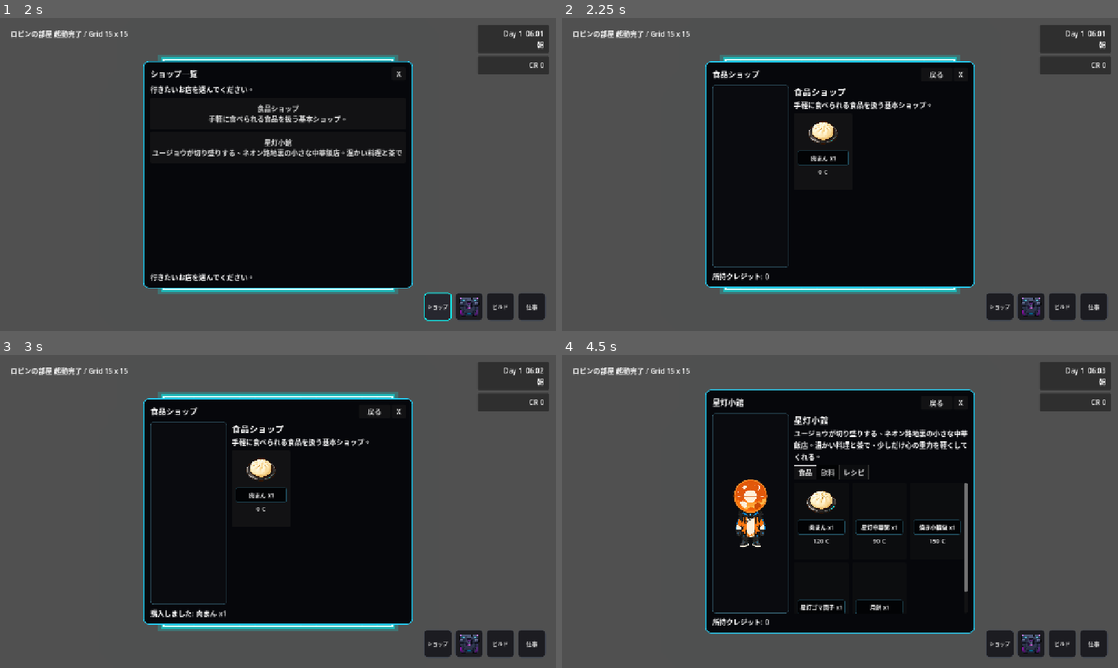
Above: before the commit, frames 1-4 (two rows, left to right).
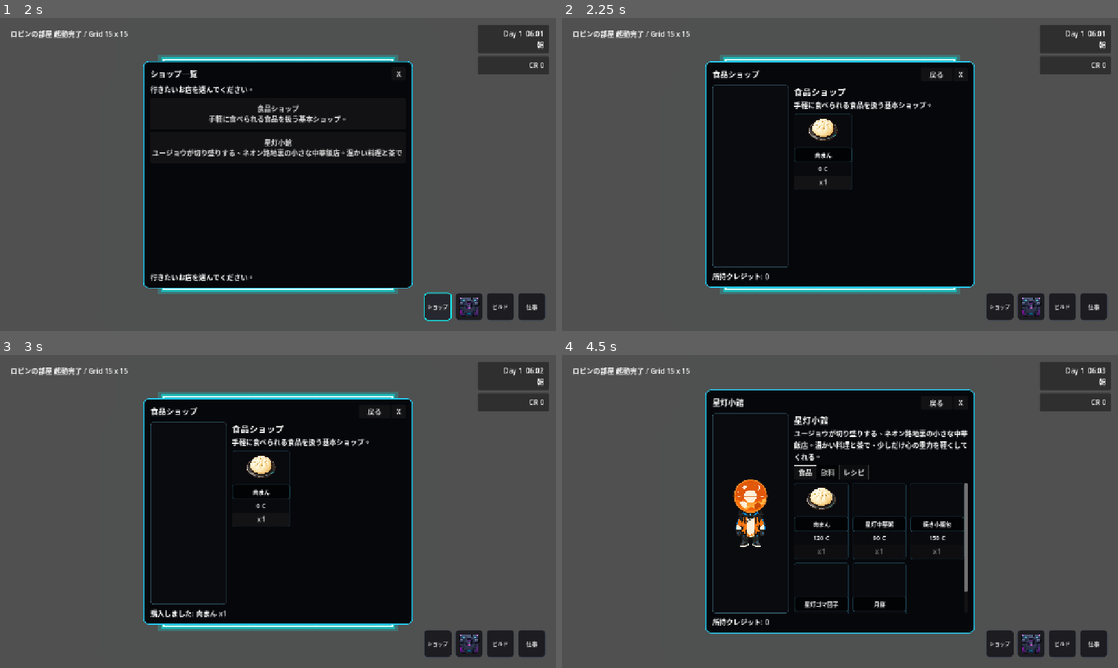
Above: after the commit, the same moments.

Repository: grimoire1089-coder/optimistic
Game: Godot game, scene res://Scenes/Boot/TitleScene.tscn
Two runs of this game, one before a commit and one after it. Both use one fixed random seed, a clock stepped at 60 frames per second and the inputs below. Sound files missing from this copy of the repository are replaced by a short silence.
Inputs (mouse positions are in pixels of both pictures, inside the frame that each line leads up to; where the layout moved, square brackets give the same spot in the first picture):
- Up to frame 1 (2 s): click "はじめる" at 0.5 s; click "ショップ" at 1.25 s
- Up to frame 2 (2.25 s): click "食品ショップ 手軽に食べられる食品を扱う基本ショップ。" at 2 s
- Up to frame 3 (3 s): click (261, 517) [261, 489] at 2.75 s
- Up to frame 4 (4.5 s): click "戻る" at 3.5 s; click "星灯小館 ユージョウが切り盛りする、ネオン路地裏の小さな中…" at 4.25 s

Frame 1 is identical in both runs. In frame 2, 0.5% of the frame differs, in the area x 41-53%, y 30-55%; in frame 3, 0.5%; in frame 4, 1.7%, in the area x 41-73%, y 40-83%.

Commit message:
Split shop item name and quantity buy button

Diff:
--- a/Scripts/UI/Shop/ShopMenu.gd
+++ b/Scripts/UI/Shop/ShopMenu.gd
@@ -264,25 +264,15 @@
 	detail_label.text = "所持クレジット: %d" % credits
 
 
-func _create_item_card(entry: ShopItemData, credits: int) -> Button:
-	var button := Button.new()
-	button.custom_minimum_size = Vector2(124, 176)
-	button.size_flags_horizontal = Control.SIZE_EXPAND_FILL
-	button.mouse_default_cursor_shape = Control.CURSOR_POINTING_HAND
-	button.focus_mode = Control.FOCUS_NONE
-	button.clip_text = true
-	button.text = ""
-
-	var total_price := entry.get_total_price()
-	button.tooltip_text = entry.get_description()
-	button.disabled = not entry.is_available or total_price > credits
-	if total_price > credits:
-		button.tooltip_text = "クレジットが足りません。必要: %d / 所持: %d" % [total_price, credits]
-	button.pressed.connect(Callable(self, "_on_buy_pressed").bind(entry))
-	button.mouse_entered.connect(Callable(self, "_show_item_popup").bind(entry, button))
-	button.mouse_exited.connect(_hide_item_popup)
-	button.focus_entered.connect(Callable(self, "_show_item_popup").bind(entry, button))
-	button.focus_exited.connect(_hide_item_popup)
+func _create_item_card(entry: ShopItemData, credits: int) -> Control:
+	var card_panel := PanelContainer.new()
+	card_panel.custom_minimum_size = Vector2(124, 176)
+	card_panel.size_flags_horizontal = Control.SIZE_EXPAND_FILL
+	card_panel.mouse_filter = Control.MOUSE_FILTER_STOP
+	card_panel.tooltip_text = entry.get_description()
+	card_panel.add_theme_stylebox_override("panel", _create_item_card_style())
+	card_panel.mouse_entered.connect(Callable(self, "_show_item_popup").bind(entry, card_panel))
+	card_panel.mouse_exited.connect(_hide_item_popup)
 
 	var card := VBoxContainer.new()
 	card.set_anchors_preset(Control.PRESET_FULL_RECT)
@@ -292,7 +282,7 @@
 	card.offset_bottom = -8.0
 	card.mouse_filter = Control.MOUSE_FILTER_IGNORE
 	card.add_theme_constant_override("separation", 5)
-	button.add_child(card)
+	card_panel.add_child(card)
 
 	var icon_rect := TextureRect.new()
 	icon_rect.custom_minimum_size = Vector2(72, 72)
@@ -315,17 +305,45 @@
 	name_marquee.size_flags_horizontal = Control.SIZE_EXPAND_FILL
 	name_marquee.mouse_filter = Control.MOUSE_FILTER_IGNORE
 	name_marquee.font_size = 13
-	name_marquee.set_display_text("%s x%d" % [entry.get_display_name(), max(entry.amount, 1)])
+	name_marquee.set_display_text(entry.get_display_name())
 	name_frame.add_child(name_marquee)
 
 	var price_label := Label.new()
-	price_label.text = "%d C" % total_price
+	price_label.text = "%d C" % entry.get_unit_price()
 	price_label.horizontal_alignment = HORIZONTAL_ALIGNMENT_CENTER
 	price_label.mouse_filter = Control.MOUSE_FILTER_IGNORE
 	price_label.add_theme_font_size_override("font_size", 14)
 	card.add_child(price_label)
 
-	return button
+	var buy_button := Button.new()
+	buy_button.custom_minimum_size = Vector2(0, 30)
+	buy_button.size_flags_horizontal = Control.SIZE_EXPAND_FILL
+	buy_button.mouse_default_cursor_shape = Control.CURSOR_POINTING_HAND
+	buy_button.focus_mode = Control.FOCUS_NONE
+	buy_button.text = "x%d" % max(entry.amount, 1)
+	buy_button.tooltip_text = "購入数: 通常 x%d / Shift x%d / Ctrl x%d" % [max(entry.amount, 1), max(entry.amount, 1) * 10, max(entry.amount, 1) * 100]
+	buy_button.disabled = not entry.is_available or entry.get_total_price() > credits
+	buy_button.pressed.connect(Callable(self, "_on_buy_pressed").bind(entry))
+	buy_button.mouse_entered.connect(Callable(self, "_show_item_popup").bind(entry, card_panel))
+	buy_button.mouse_exited.connect(_hide_item_popup)
+	card.add_child(buy_button)
+
+	return card_panel
+
+
+func _create_item_card_style() -> StyleBoxFlat:
+	var style := StyleBoxFlat.new()
+	style.bg_color = Color(0.035, 0.04, 0.055, 1.0)
+	style.border_color = Color(0.08, 0.18, 0.22, 1.0)
+	style.border_width_left = 1
+	style.border_width_top = 1
+	style.border_width_right = 1
+	style.border_width_bottom = 1
+	style.corner_radius_top_left = 6
+	style.corner_radius_top_right = 6
+	style.corner_radius_bottom_left = 6
+	style.corner_radius_bottom_right = 6
+	return style
 
 
 func _create_name_frame_style() -> StyleBoxFlat:
@@ -385,13 +403,14 @@
 		return
 	_setup_item_popup()
 
-	_item_popup_name_label.text = "%s x%d" % [entry.get_display_name(), max(entry.amount, 1)]
+	var base_amount := max(entry.amount, 1)
+	_item_popup_name_label.text = entry.get_display_name()
 	_item_popup_description_label.text = entry.get_description()
-	_item_popup_price_label.text = "%d C" % entry.get_total_price()
+	_item_popup_price_label.text = "単価: %d C\n購入: x%d / Shift x%d / Ctrl x%d" % [entry.get_unit_price(), base_amount, base_amount * 10, base_amount * 100]
 
 	var global_rect := anchor.get_global_rect()
 	var viewport_size := get_viewport_rect().size
-	var popup_size := Vector2i(304, 150)
+	var popup_size := Vector2i(304, 160)
 	var popup_pos := Vector2i(
 		int(global_rect.position.x + global_rect.size.x + 12.0),
 		int(global_rect.position.y)
@@ -446,20 +465,33 @@
 		detail_label.text = "購入先のインベントリが見つかりません。"
 		return
 
-	var total_price := entry.get_total_price()
+	var purchase_amount := _get_purchase_amount(entry)
+	var total_price := entry.get_unit_price() * purchase_amount
 	if not _spend_credits(total_price, entry):
 		_refresh_current_shop_detail()
 		detail_label.text = "クレジットが足りません。必要: %d / 所持: %d" % [total_price, _get_wallet_credits()]
 		return
 
-	if not _add_entry_to_inventory(entry):
+	if not _add_entry_to_inventory(entry, purchase_amount):
 		_refund_credits(total_price, entry)
 		_refresh_current_shop_detail()
 		detail_label.text = "インベントリに空きがありません。購入を取り消しました。"
 		return
 
 	_refresh_current_shop_detail()
-	detail_label.text = "購入しました: %s x%d" % [entry.get_display_name(), max(entry.amount, 1)]
+	detail_label.text = "購入しました: %s x%d" % [entry.get_display_name(), purchase_amount]
+
+
+func _get_purchase_amount(entry: ShopItemData) -> int:
+	return max(entry.amount, 1) * _get_purchase_multiplier()
+
+
+func _get_purchase_multiplier() -> int:
+	if Input.is_key_pressed(KEY_CTRL):
+		return 100
+	if Input.is_key_pressed(KEY_SHIFT):
+		return 10
+	return 1
 
 
 func _refresh_current_shop_detail() -> void:
@@ -488,7 +520,7 @@
 	wallet.call("add", amount, "shop_refund:%s" % entry.get_item_id())
 
 
-func _add_entry_to_inventory(entry: ShopItemData) -> bool:
+func _add_entry_to_inventory(entry: ShopItemData, purchase_amount: int) -> bool:
 	if _inventory_module == null:
 		return false
 	if not _inventory_module.has_method("add_item"):
@@ -498,7 +530,7 @@
 		entry.get_category_id(),
 		entry.get_item_id(),
 		entry.get_display_name(),
-		max(entry.amount, 1),
+		max(purchase_amount, 1),
 		entry.get_icon_path()
 	) == true
 
